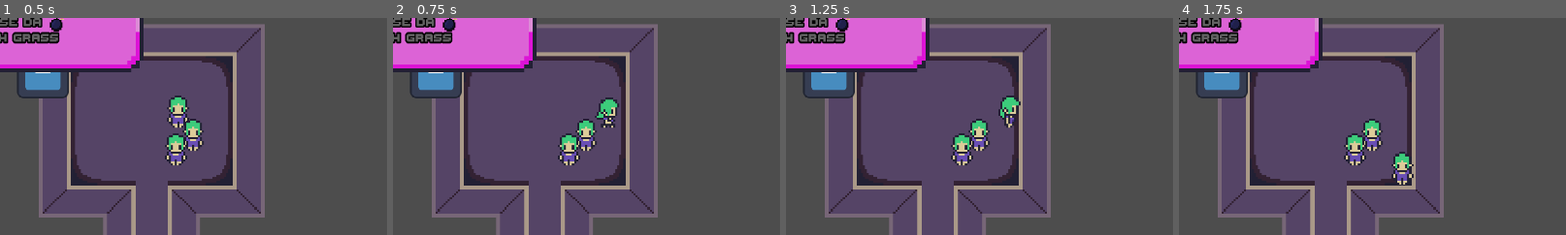
Above: before the commit, frames 1-4 (left to right).
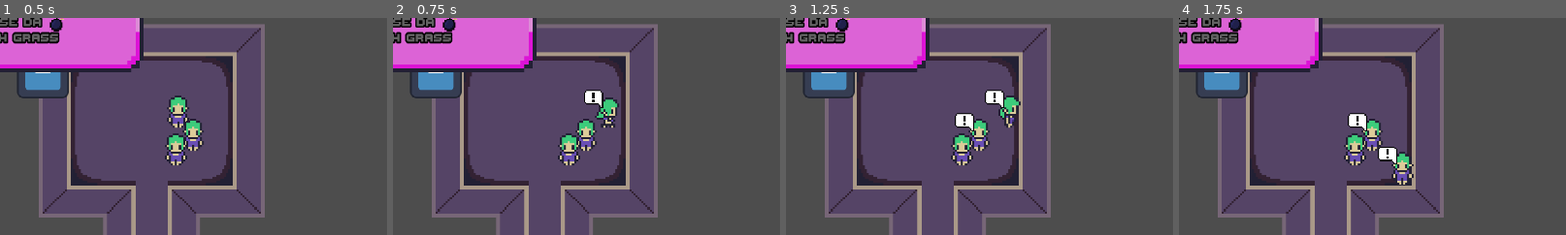
Above: after the commit, the same moments.

Repository: Nebulea-dev/Task-tastrophe
Game: Godot game, scene res://Level1.tscn
Same seed, same stepped clock (60 frames per second), same inputs: the game is played once before the commit and once after it. The engine's default icon, where the game draws it, is replaced by a stand-in: a white triangle on a blue panel in a dark square.
Inputs:
- Up to frame 1 (0.5 s): no input
- Up to frame 2 (0.75 s): tap Enter at 0.5 s; hold D (player1_right) from 0.53 s (still down); tap E (player1_ping, bound only after the commit) at 0.6 s
- Up to frame 3 (1.25 s): keep holding D (player1_right); tap Keypad 4 (player2_ping, bound only after the commit) at 0.8 s
- Up to frame 4 (1.75 s): tap Space at 1.25 s; release D (player1_right) at 1.28 s; hold S (player1_down) from 1.28 s (still down); tap Keypad 4 (player2_ping, bound only after the commit) at 1.35 s; tap E (player1_ping, bound only after the commit) at 1.55 s
The pictures show only the part of the screen within x 8-57%, y 6-56%; the shares and areas given below are measured in that part.

Frame 1 is identical in both runs. In frame 2, 0.3% of the frame differs, in the area x 49-55%, y 33-42%; in frame 3, 0.7%, in the area x 43-57%, y 33-53%; in frame 4, 0.7%.

Commit message:
feat: Add delicious ping

Diff:
--- a/objects/input_manager.gd
+++ b/objects/input_manager.gd
@@ -2,6 +2,7 @@
 
 signal move_update(move_x : Array[float], move_y : Array[float])
 signal kick_update(players_concerned: Array[bool])
+signal ping_update(players_concerned: Array[bool])
 
 static var move_directions_x:Array[float] = [0,0,0]
 static var move_directions_y:Array[float] = [0,0,0]
@@ -16,6 +17,7 @@
 func _process(_delta: float) -> void:
 	update_input()
 	update_kick_input()
+	update_ping_input()
 	if Input.is_action_pressed("ui_cancel"):
 		get_tree().quit()
 
@@ -69,4 +71,16 @@
 
 	kick_update.emit(player_kick)
 
+
+func update_ping_input() -> void:
+	var player_ping : Array[bool] = [false, false, false]
+
+	if Input.is_action_just_pressed("player1_ping"):
+		player_ping[0] = true
+
+	if Input.is_action_just_pressed("player2_ping"):
+		player_ping[1] = true
+
+	ping_update.emit(player_ping)
+
 #Interactions
--- a/objects/managers/players_manager.gd
+++ b/objects/managers/players_manager.gd
@@ -18,4 +18,5 @@
 
 		inputManagerNode.move_update.connect(player._on_player_move)
 		inputManagerNode.kick_update.connect(player._on_player_kick)
+		inputManagerNode.ping_update.connect(player._on_player_ping)
 		call_deferred("add_child", player)
--- a/objects/player/Player.tscn
+++ b/objects/player/Player.tscn
@@ -1,10 +1,11 @@
-[gd_scene load_steps=12 format=3 uid="uid://dhru8eoictckp"]
+[gd_scene load_steps=13 format=3 uid="uid://dhru8eoictckp"]
 
 [ext_resource type="Script" path="res://objects/player/player.gd" id="1_6fskp"]
 [ext_resource type="Texture2D" uid="uid://cyhmxypwa02xs" path="res://Aseprite/Character_Green.png" id="2_fct0r"]
 [ext_resource type="Script" path="res://objects/player/PlayerDetection.gd" id="3_4ou25"]
 [ext_resource type="AudioStream" uid="uid://8ii1g5ykqihy" path="res://assets/ui_menu_popup_03.wav" id="3_lsqsn"]
 [ext_resource type="AudioStream" uid="uid://sc5r0038foav" path="res://assets/Punch 2_3.wav" id="4_d7li0"]
+[ext_resource type="AudioStream" uid="uid://sdnyydpnn6rk" path="res://assets/Drop 4_2.wav" id="5_bop6s"]
 
 [sub_resource type="CapsuleShape2D" id="CapsuleShape2D_qikmd"]
 radius = 24.0
@@ -132,6 +133,13 @@
 [node name="KickHitSound" type="AudioStreamPlayer" parent="."]
 stream = ExtResource("4_d7li0")
 
+[node name="PingCooldown" type="Timer" parent="."]
+wait_time = 3.0
+one_shot = true
+
+[node name="PingSound" type="AudioStreamPlayer" parent="."]
+stream = ExtResource("5_bop6s")
+
 [node name="Node" type="Node" parent="."]
 script = ExtResource("3_4ou25")
 
@@ -159,3 +167,4 @@
 metadata/Direction = 270.0
 
 [connection signal="timeout" from="KickCooldown" to="." method="_on_kick_cooldown_timeout"]
+[connection signal="timeout" from="PingCooldown" to="." method="_on_ping_cooldown_timeout"]
--- a/objects/player/PlayerDetection.gd
+++ b/objects/player/PlayerDetection.gd
@@ -7,7 +7,7 @@
 
 
 # Called every frame. 'delta' is the elapsed time since the previous frame.
-func _process(delta: float) -> void:
+func _process(_delta: float) -> void:
 	var player :Node2D = get_parent()
 	var orientation : int  = player.global_rotation_degrees
 	var directionPlayer : int = (orientation /90 )*90
--- a/objects/player/player.gd
+++ b/objects/player/player.gd
@@ -1,6 +1,7 @@
 extends CharacterBody2D
 
 var kick_res = preload("res://objects/projectiles/Kick.tscn")
+var ping_res = preload("res://objects/projectiles/Ping.tscn")
 
 @onready var playerAnimation = $AnimationPlayer
 
@@ -15,6 +16,8 @@
 var kick_distance : float = 50
 var kick_speed : float = 50
 var can_kick : bool = true
+
+var can_ping : bool = true
 
 # Called when the node enters the scene tree for the first time.
 func _ready() -> void:
@@ -87,7 +90,18 @@
 			can_kick = false
 
 
-
 func _on_kick_cooldown_timeout() -> void:
 	$KickReloadSound.play()
 	can_kick = true
+
+
+func _on_player_ping(kick_array : Array[bool]) -> void:
+	if can_ping:
+		if(kick_array[playerIndex]):
+			$PingCooldown.start()
+			$PingSound.play()
+			call_deferred("add_child", ping_res.instantiate())
+			can_ping = false
+
+func _on_ping_cooldown_timeout() -> void:
+	can_ping = true
--- /dev/null
+++ b/objects/projectiles/Ping.tscn
@@ -0,0 +1,19 @@
+[gd_scene load_steps=3 format=3 uid="uid://d0qmh1e0jacrs"]
+
+[ext_resource type="Texture2D" uid="uid://ctk23d1sdk6gc" path="res://Aseprite/dialog.png" id="1_2au63"]
+[ext_resource type="Script" path="res://objects/projectiles/ping.gd" id="1_38i5i"]
+
+[node name="Ping" type="Node2D"]
+script = ExtResource("1_38i5i")
+
+[node name="Dialog" type="Sprite2D" parent="."]
+position = Vector2(-36, -29)
+scale = Vector2(3, 3)
+texture = ExtResource("1_2au63")
+
+[node name="PingDurationTimer" type="Timer" parent="."]
+wait_time = 1.5
+one_shot = true
+autostart = true
+
+[connection signal="timeout" from="PingDurationTimer" to="." method="_on_ping_duration_timer_timeout"]
--- /dev/null
+++ b/objects/projectiles/ping.gd
@@ -0,0 +1,14 @@
+extends Node2D
+
+
+# Called when the node enters the scene tree for the first time.
+func _ready() -> void:
+	pass # Replace with function body.
+
+
+# Called every frame. 'delta' is the elapsed time since the previous frame.
+func _process(_delta: float) -> void:
+	pass
+
+func _on_ping_duration_timer_timeout() -> void:
+	queue_free()
--- /dev/null
+++ b/objects/projectiles/ping_duration_timer.gd
@@ -0,0 +1,11 @@
+extends Timer
+
+
+# Called when the node enters the scene tree for the first time.
+func _ready() -> void:
+	pass # Replace with function body.
+
+
+# Called every frame. 'delta' is the elapsed time since the previous frame.
+func _process(_delta: float) -> void:
+	pass
--- a/project.godot
+++ b/project.godot
@@ -92,6 +92,18 @@
 , Object(InputEventJoypadButton,"resource_local_to_scene":false,"resource_name":"","device":1,"button_index":1,"pressure":0.0,"pressed":false,"script":null)
 ]
 }
+player1_ping={
+"deadzone": 0.5,
+"events": [Object(InputEventKey,"resource_local_to_scene":false,"resource_name":"","device":-1,"window_id":0,"alt_pressed":false,"shift_pressed":false,"ctrl_pressed":false,"meta_pressed":false,"pressed":false,"keycode":0,"physical_keycode":69,"key_label":0,"unicode":101,"location":0,"echo":false,"script":null)
+, Object(InputEventJoypadButton,"resource_local_to_scene":false,"resource_name":"","device":0,"button_index":3,"pressure":0.0,"pressed":true,"script":null)
+]
+}
+player2_ping={
+"deadzone": 0.5,
+"events": [Object(InputEventKey,"resource_local_to_scene":false,"resource_name":"","device":-1,"window_id":0,"alt_pressed":false,"shift_pressed":false,"ctrl_pressed":false,"meta_pressed":false,"pressed":false,"keycode":0,"physical_keycode":4194442,"key_label":0,"unicode":52,"location":0,"echo":false,"script":null)
+, Object(InputEventJoypadButton,"resource_local_to_scene":false,"resource_name":"","device":1,"button_index":3,"pressure":0.0,"pressed":true,"script":null)
+]
+}
 
 [layer_names]
 
--- a/props_manager.gd
+++ b/props_manager.gd
@@ -18,5 +18,5 @@
 
 
 # Called every frame. 'delta' is the elapsed time since the previous frame.
-func _process(delta: float) -> void:
+func _process(_delta: float) -> void:
 	pass
Binary file added: Aseprite/dialog.aseprite
Not shown, added: Aseprite/dialog.aseprite.import
Binary file added: Aseprite/dialog.png
Not shown, added: Aseprite/dialog.png.import
Not shown, added: assets/Drop 4_2.wav.import
Not shown, added: assets/Drop 4_2.wav
